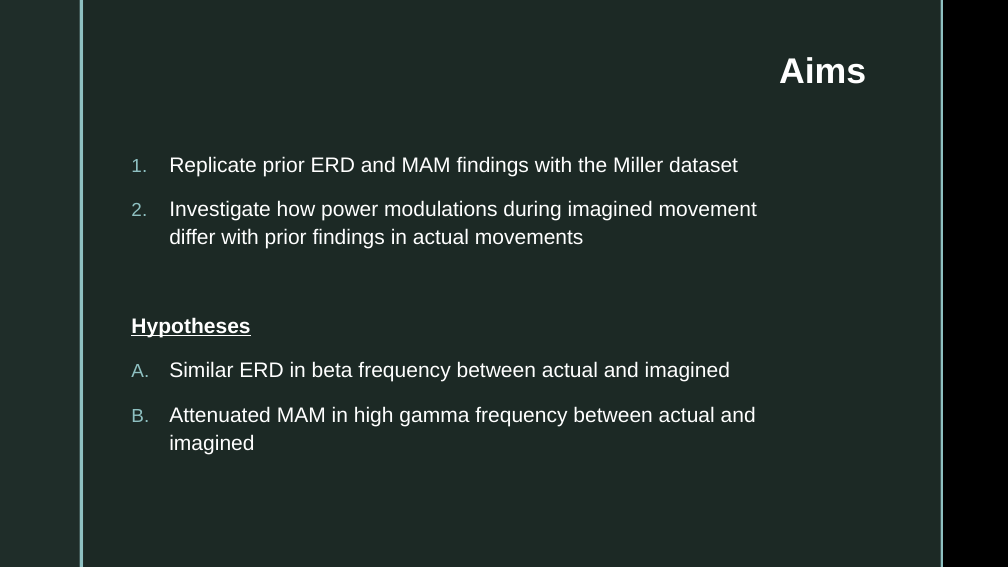
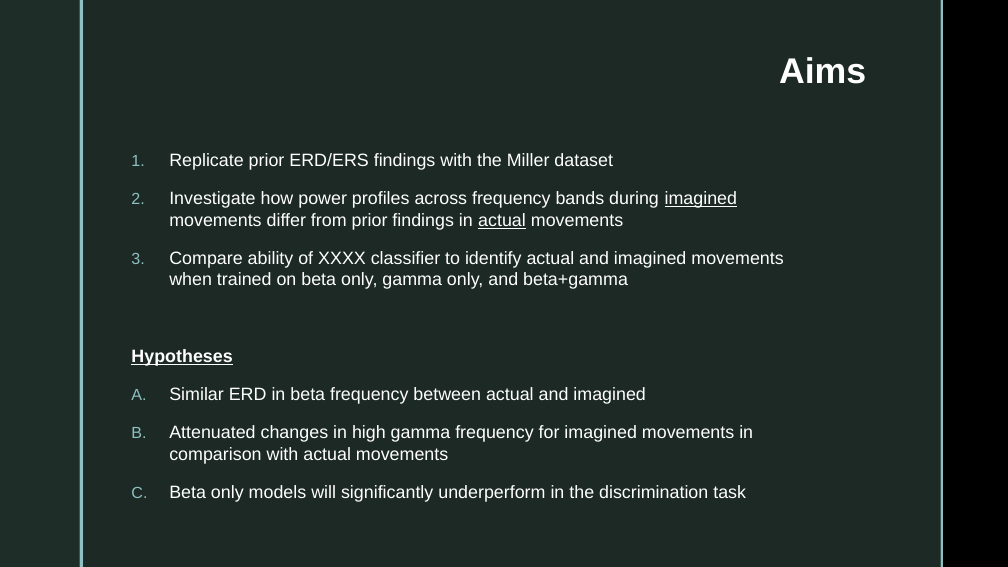
Before and after one commit to jessb0t/motorImagery, a slide deck: slide 4 of presentation.pptx. Drawn at 1008x567 pixels with LibreOffice and Linux fonts; fonts in the diff are those of the drawing; background and template pictures are left out. Boxes give left, top, right and bottom in pixels: in the first picture for what was removed or moved away, otherwise in the second. Text is boxed around its words. In the diff, an @@ line names an element or a change of style, - is before the commit and + after.

```diff
--- a/presentation.pptx
+++ b/presentation.pptx
@@ text at [169,153,783,289]: text changed; size 20 to 17 pt @@
-1. Replicate prior ERD and MAM findings with the Miller dataset
-2. Investigate how power modulations during imagined movement differ with prior findings in actual movements
+1. Replicate prior ERD/ERS findings with the Miller dataset
+2. Investigate how power profiles across frequency bands during imagined movements differ from prior findings in actual movements
+3. Compare ability of XXXX classifier to identify actual and imagined movements when trained on beta only, gamma only, and beta+gamma
@@ text at [131,349,645,404]: size 20 to 17 pt in "Hypotheses", "Similar ERD in beta frequency between actual ..."; line spacing 1.1 to 1 @@
@@ text at [169,425,753,502]: text changed; size 20 to 17 pt @@
-B. Attenuated MAM in high gamma frequency between actual and imagined
+B. Attenuated changes in high gamma frequency for imagined movements in comparison with actual movements
+C. Beta only models will significantly underperform in the discrimination task
```
Also in this commit, not shown: 5 other slides changed, 5 slides added, 1 slide removed, 3 other files.
